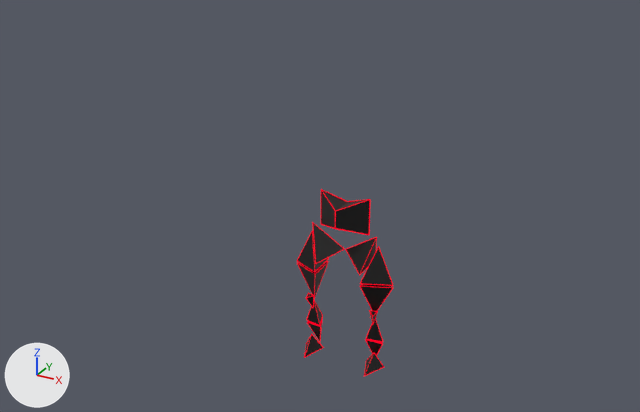
What one commit did to the Blender file Archivos 3D/Sin Terminar/DANI ENEMIGOS/ENEMIGO1/ENEMIGO_Anim_Rafik.blend.
Camera for both pictures: a 50 mm lens placed at (5.13, -10.07, 5.18), pointed at (-0.3, -0.18, 0.24). The axes (+X, +Y, +Z) are drawn at lower left. The lights are the same throughout.

Objects in the first picture: 'Cuerpo.003'.
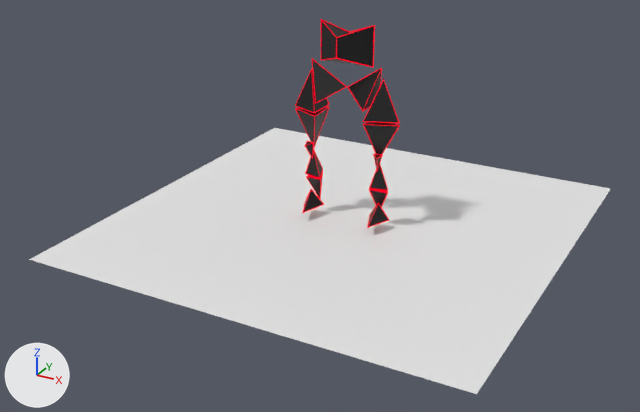
Pixel boxes [x1, y1, x2, y2] of what changed, in the pictures (640 x 412 px):
'Plano', added
    after: [29, 128, 610, 394]
'Cuerpo.003', moved
    before: [297, 189, 394, 376]
    after: [295, 19, 400, 228]

Edits to the bpy script that builds the scene:
```text
Add me_plano:
    me_plano.from_pydata([(-1.0, -1.0, 0.0), (1.0, -1.0, 0.0), (-1.0, 1.0, 0.0), (1.0, 1.0, 0.0)], [], [(0, 1, 3, 2)])
Change ob_cuerpo_003:
    ob_cuerpo_003.location: (-0.48, -0.14, -2.19) -> (-0.48, -0.14, 0.19)
Add ob_plano:
    ob_plano = bpy.data.objects.new('Plano', me_plano)
    ob_plano.location = (0.0, 0.0, 0.0)
    ob_plano.scale = (3.0, 3.0, 3.0)
```
